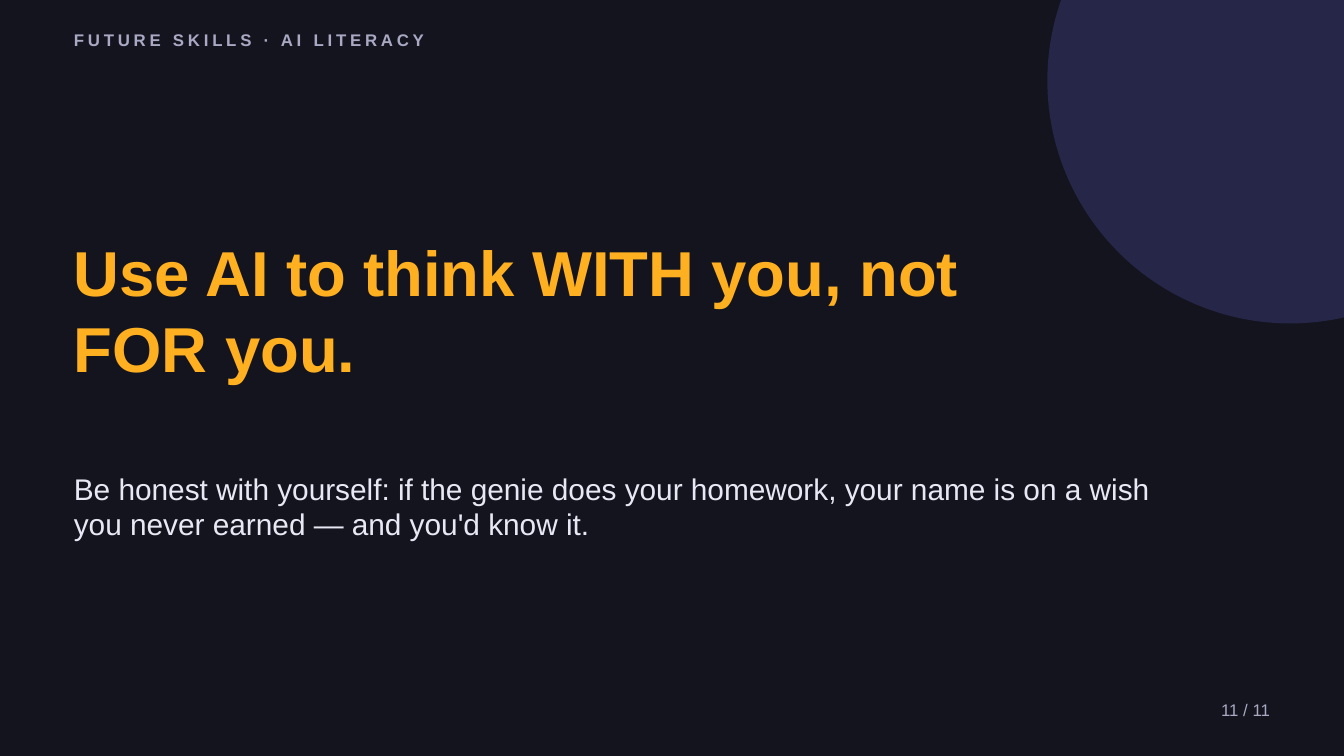
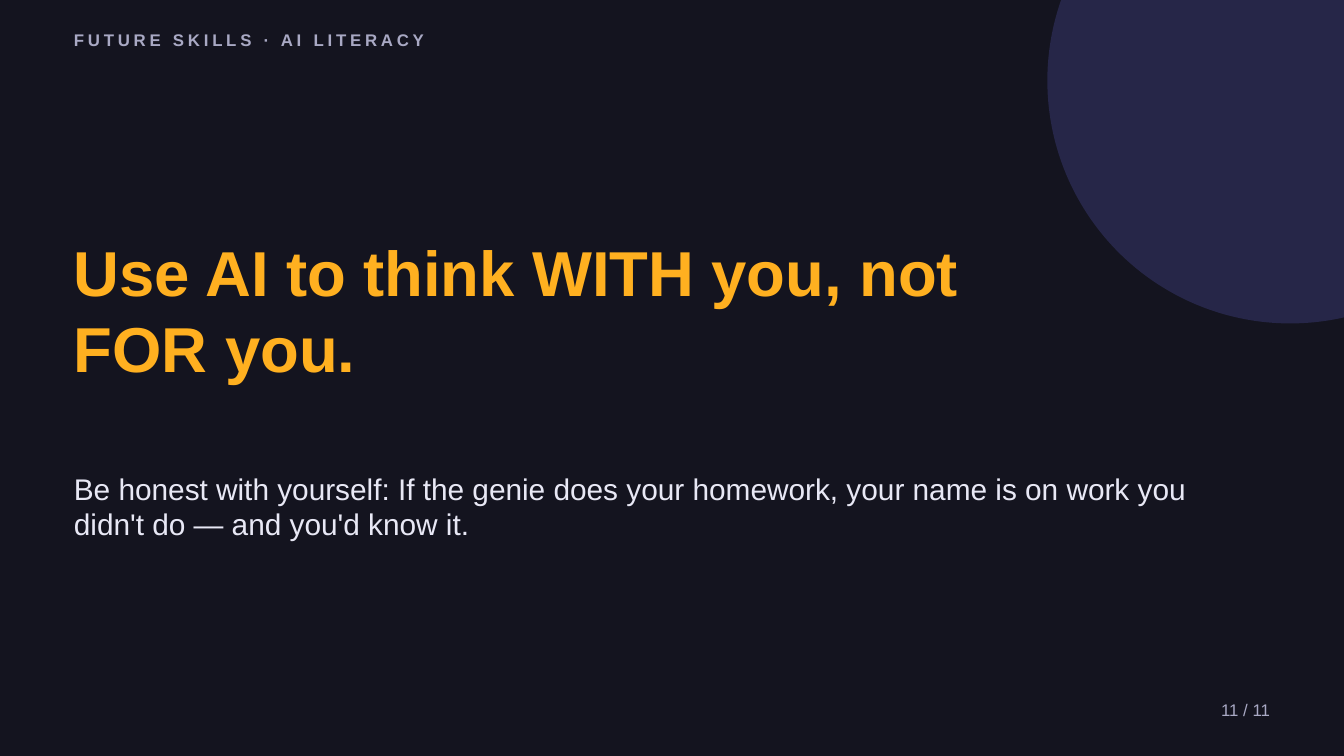
Before and after one commit to phiunit/tptphi, a slide deck: slide 11 of products/ai-prompting-101/dist/How to Talk to AI - Slides.pptx. Drawn at 1344x756 pixels with LibreOffice and Linux fonts; fonts in the diff are those of the drawing. Boxes give left, top, right and bottom in pixels: in the first picture for what was removed or moved away, otherwise in the second. Text is boxed around its words. In the diff, an @@ line names an element or a change of style, - is before the commit and + after.

```diff
--- a/products/ai-prompting-101/dist/How to Talk to AI - Slides.pptx
+++ b/products/ai-prompting-101/dist/How to Talk to AI - Slides.pptx
@@ text at [74,478,1186,541]: text changed @@
-Be honest with yourself: if the genie does your homework, your name is on a wish you never earned — and you'd know it.
+Be honest with yourself: If the genie does your homework, your name is on work you didn't do — and you'd know it.
```
Also in this commit, not shown: 8 other slides changed, 32 other files.
